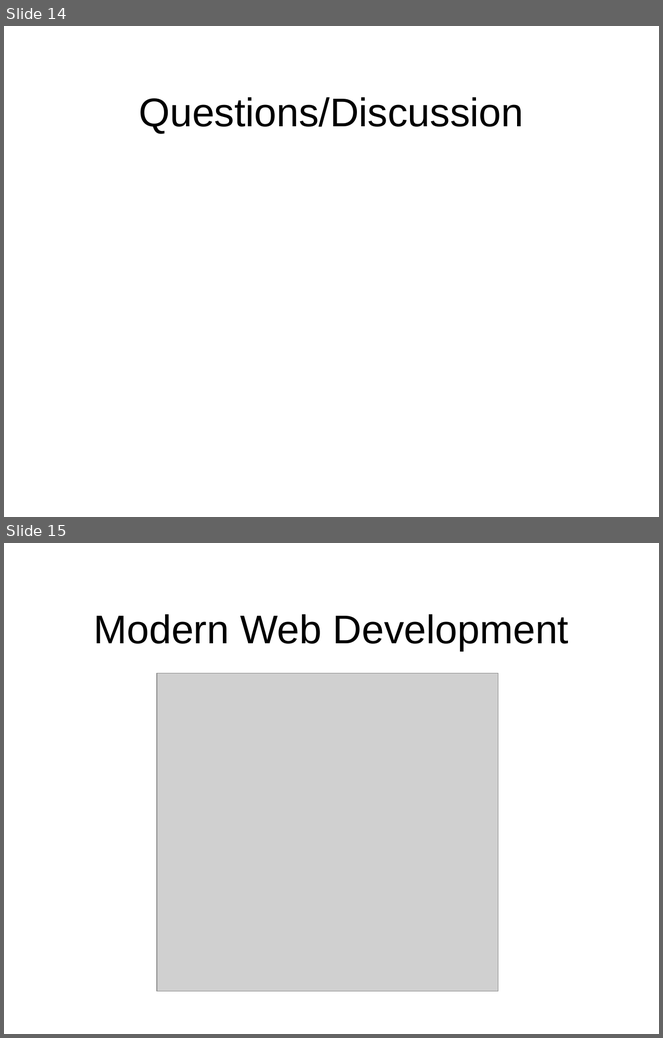
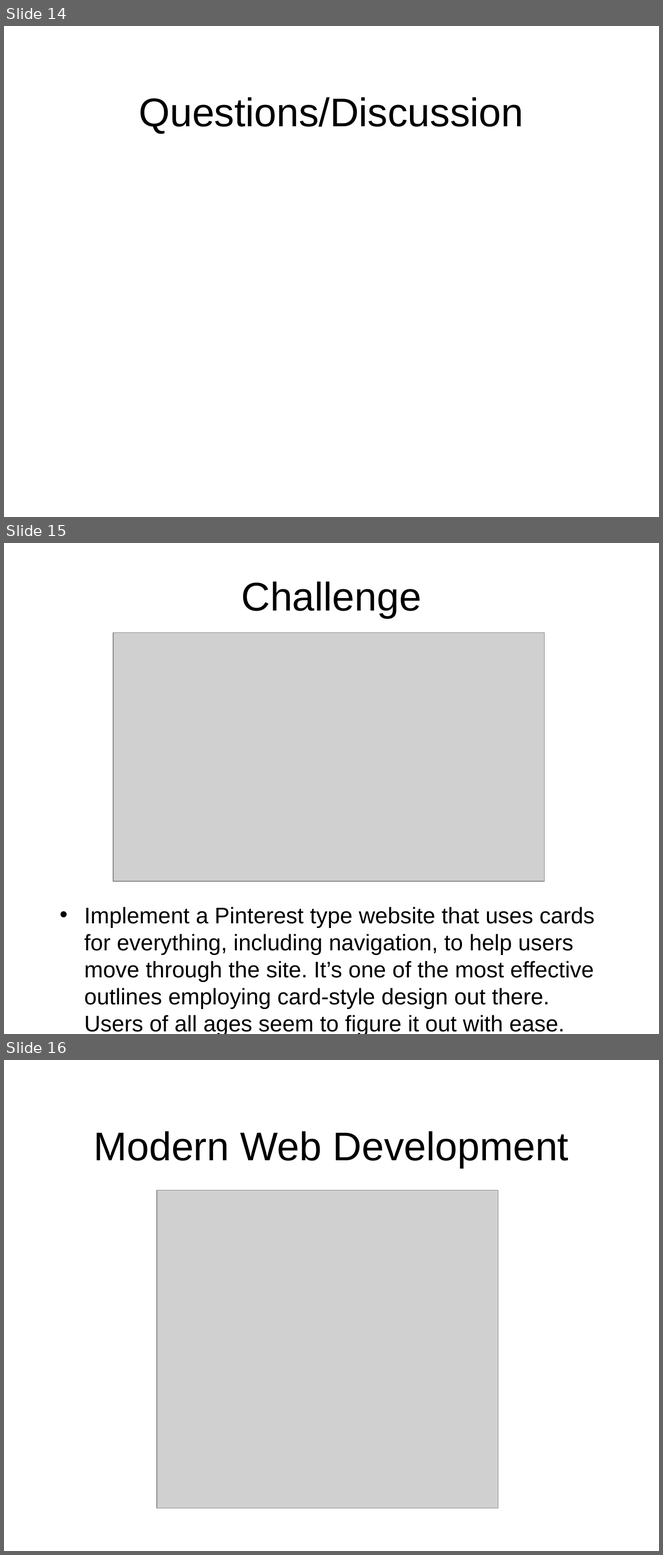
Before and after one commit to octaviordz/zjnu2017.github.io, a slide deck: WAD/lectures/090--Introduction.to.Javascript.pptx. Shown one above the other, each under a label of ours: slides 14 and 15 before the commit, slides 14, 15 and 16 after it. The pictures are 663x1038 and 663x1555 pixels, drawn with LibreOffice and Linux fonts; fonts in the diff are those of the drawing; grey boxes stand for pictures. Boxes give left, top, right and bottom in pixels: in the first picture for what was removed or moved away, otherwise in the second. Text is boxed around its words. In the diff, an @@ line names an element or a change of style, - is before the commit and + after.

Commit message:
Challenge.

```diff
--- a/WAD/lectures/090--Introduction.to.Javascript.pptx
+++ b/WAD/lectures/090--Introduction.to.Javascript.pptx
@@ slide 15 added at <box>4,543,659,1034</box>, background #FFFFFF @@
@@ title added at <box>241,581,422,618</box>, 44 pt, text #000000 @@
+Challenge
@@ picture added at <box>113,633,545,882</box> @@
@@ text added at <box>84,907,595,1034</box>, 24.8 pt, text #000000 @@
+• Implement a Pinterest type website that uses cards for everything, including navigation, to help users move through the site. It’s one of the most effective outlines employing card-style design out there. Users of all ages seem to figure it out with ease.
@@ what was slide 15 is now slide 16 @@
```
